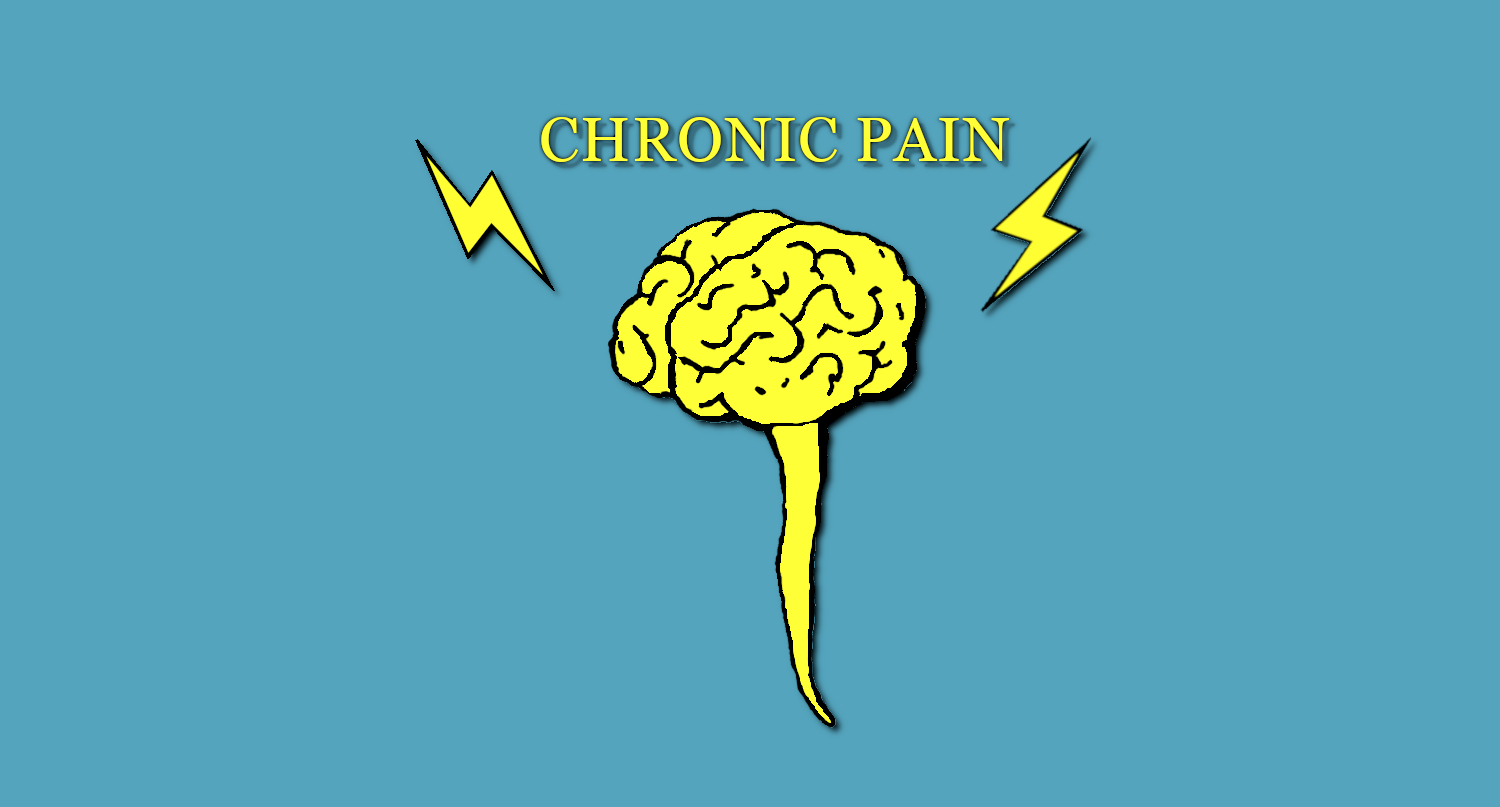
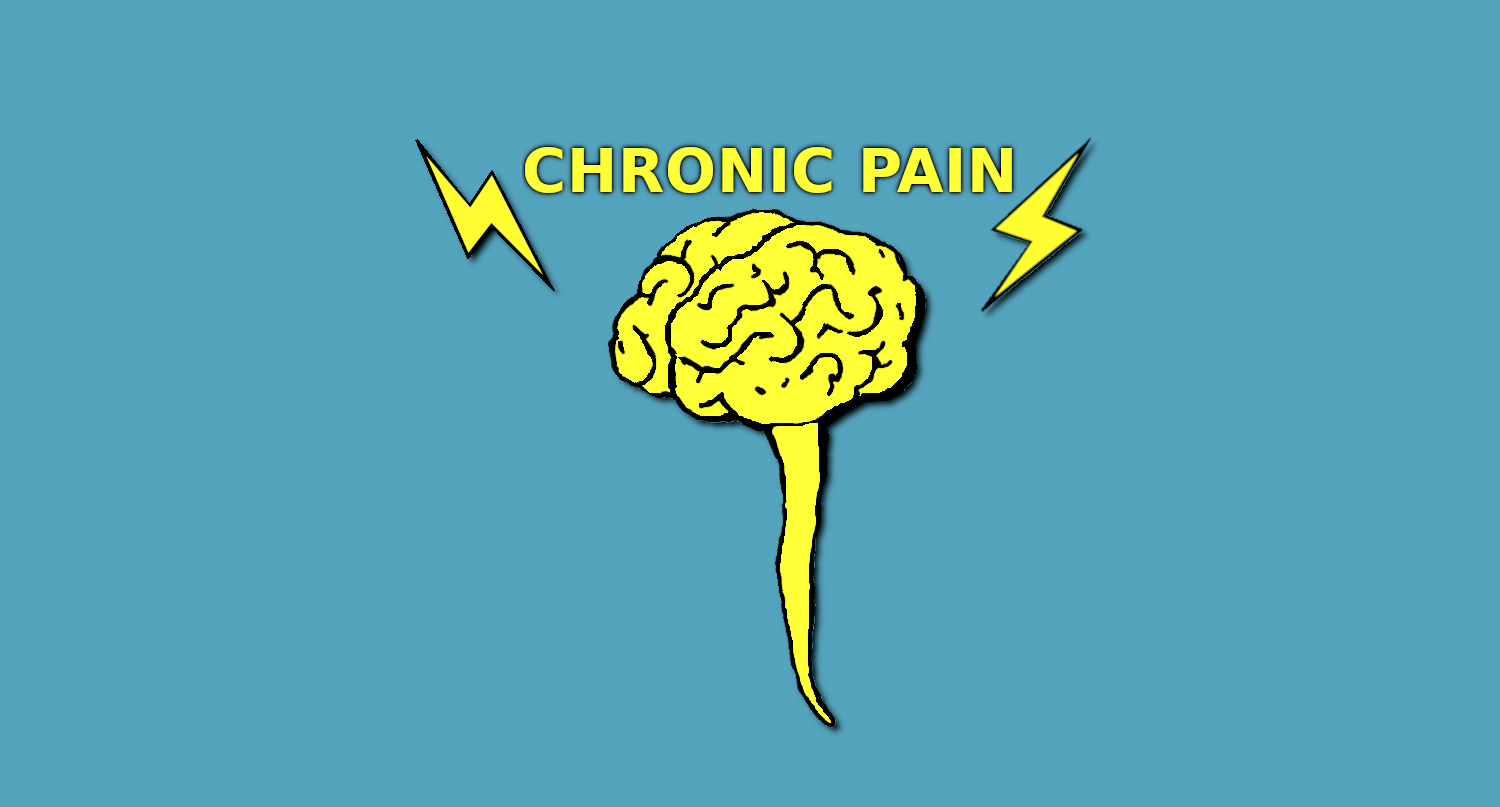
Before/after of a 1500 x 807 layered artwork. What changed in the layer stack:
added layer "CHRONIC PAIN" above "Chronic_pain_openphoda.jpg" over [522, 137, 1018, 200]
painted on "Chronic_pain_openphoda.jpg" over [536, 111, 1018, 176]
